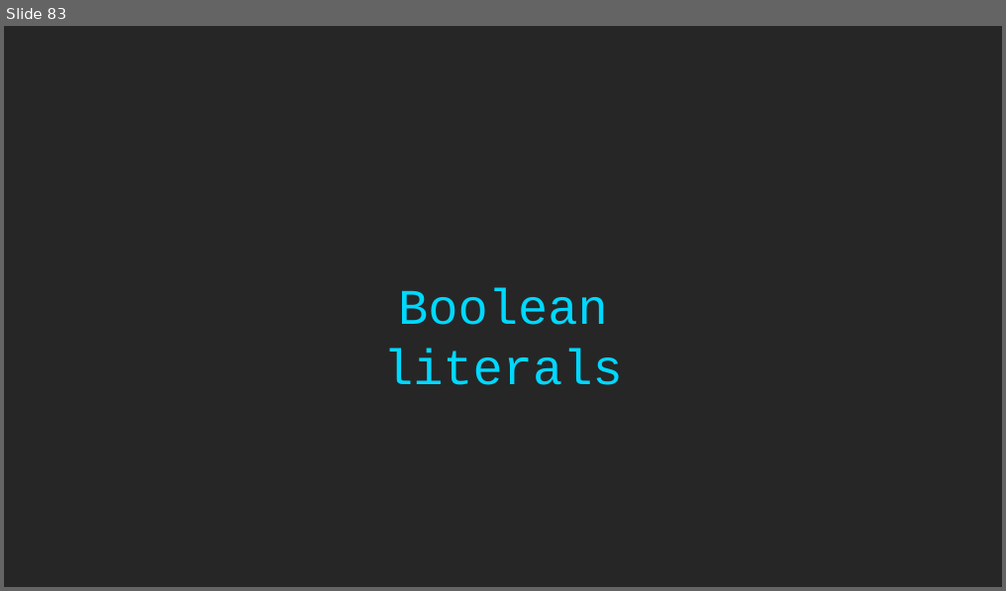
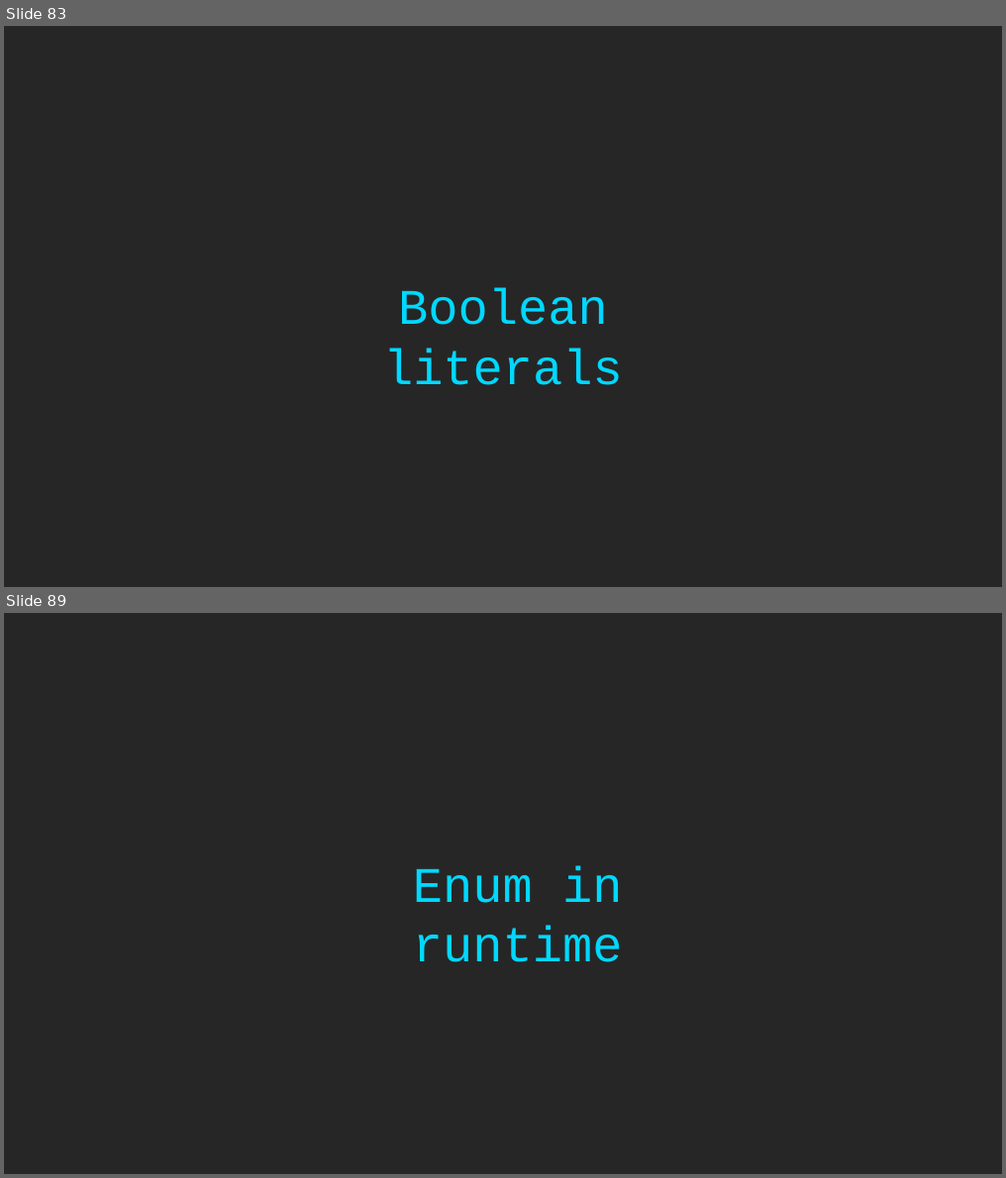
Before and after one commit to rkhaimov/ts-course, a slide deck: Course.pptx. Shown one above the other, each under a label of ours: slide 83 before the commit, slides 83 and 89 after it; the slides between them are not shown. The pictures are 1006x591 and 1006x1178 pixels, drawn with LibreOffice and Linux fonts; fonts in the diff are those of the drawing. Boxes give left, top, right and bottom in pixels: in the first picture for what was removed or moved away, otherwise in the second. Text is boxed around its words. In the diff, an @@ line names an element or a change of style, - is before the commit and + after.

```diff
--- a/Course.pptx
+++ b/Course.pptx
@@ slide 89 added at [4,613,1002,1174], background #262626 @@
@@ text added at [413,865,623,962], 48 pt, text #00D8FF @@
+Enum in runtime
```
Also in this commit, not shown: 14 other slides added.
